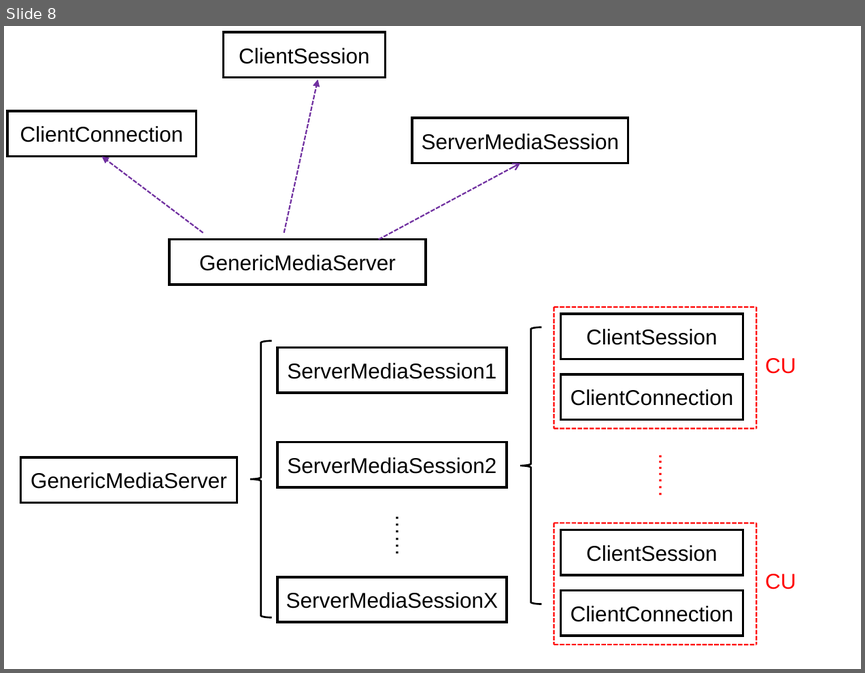
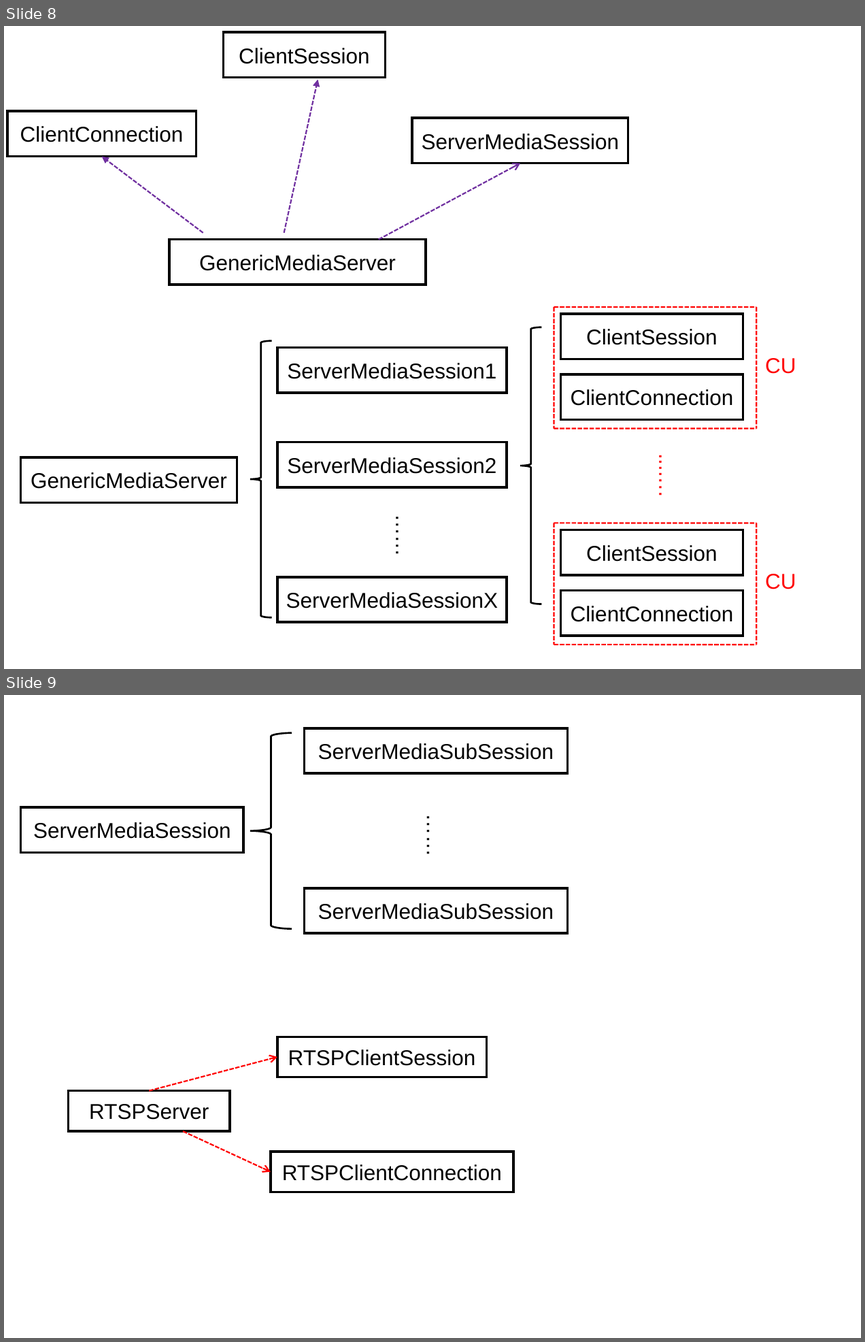
Before and after one commit to chenliang2017/liveTest, a slide deck: live555/doc/类结构.ppt. Shown one above the other, each under a label of ours: slide 8 before the commit, slides 8 and 9 after it. The pictures are 865x673 and 865x1342 pixels, drawn with LibreOffice and Linux fonts; fonts in the diff are those of the drawing. Boxes give left, top, right and bottom in pixels: in the first picture for what was removed or moved away, otherwise in the second. Text is boxed around its words. In the diff, an @@ line names an element or a change of style, - is before the commit and + after.

```diff
--- a/live555/doc/类结构.ppt
+++ b/live555/doc/类结构.ppt
@@ slide 9 added at [4, 695, 861, 1338], background #FFFFFF @@
@@ freeform shape added at [250, 732, 291, 929], outline #000000 1.5 pt @@
@@ rectangle added at [304, 728, 567, 774], outline #000000 2.01 pt, 18 pt, text #000000 @@
+ServerMediaSubSession
@@ rectangle added at [21, 807, 244, 853], outline #000000 2.01 pt, 18 pt, text #000000 @@
+ServerMediaSession
@@ text added at [410, 809, 453, 860], 18 pt, text #000000 @@
+……
@@ rectangle added at [304, 888, 567, 933], outline #000000 2.01 pt, 18 pt, text #000000 @@
+ServerMediaSubSession
@@ rectangle added at [277, 1037, 486, 1077], fill #FFFFFF, outline #000000 2.01 pt, 18 pt, text #000000 @@
+RTSPClientSession
@@ arrow added from (149, 1091) to (277, 1057), #FF0000 1.25 pt dashed @@
@@ rectangle added at [68, 1091, 230, 1131], fill #FFFFFF, outline #000000 2.01 pt, 18 pt, text #000000 @@
+RTSPServer
@@ arrow added from (183, 1131) to (271, 1172), #FF0000 1.25 pt dashed @@
@@ rectangle added at [271, 1151, 514, 1191], fill #FFFFFF, outline #000000 2.01 pt, 18 pt, text #000000 @@
+RTSPClientConnection
```
Also in this commit, not shown: 1 slide changed, 1 other slide added, 5 other files.
